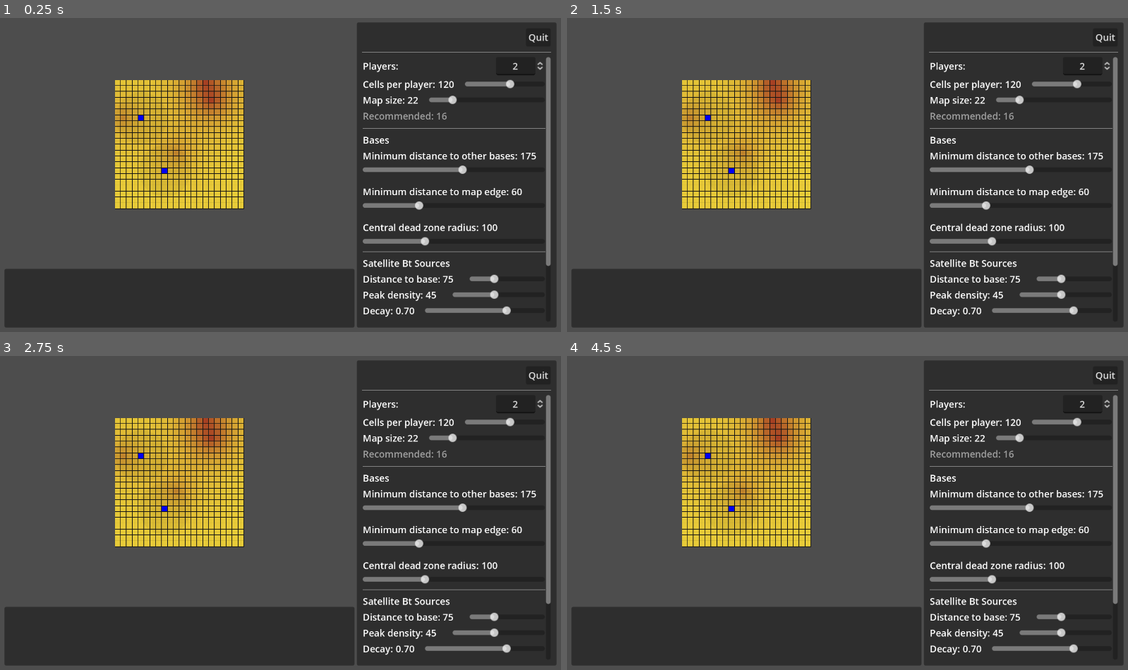
Above: before the commit, frames 1-4 (two rows, left to right).
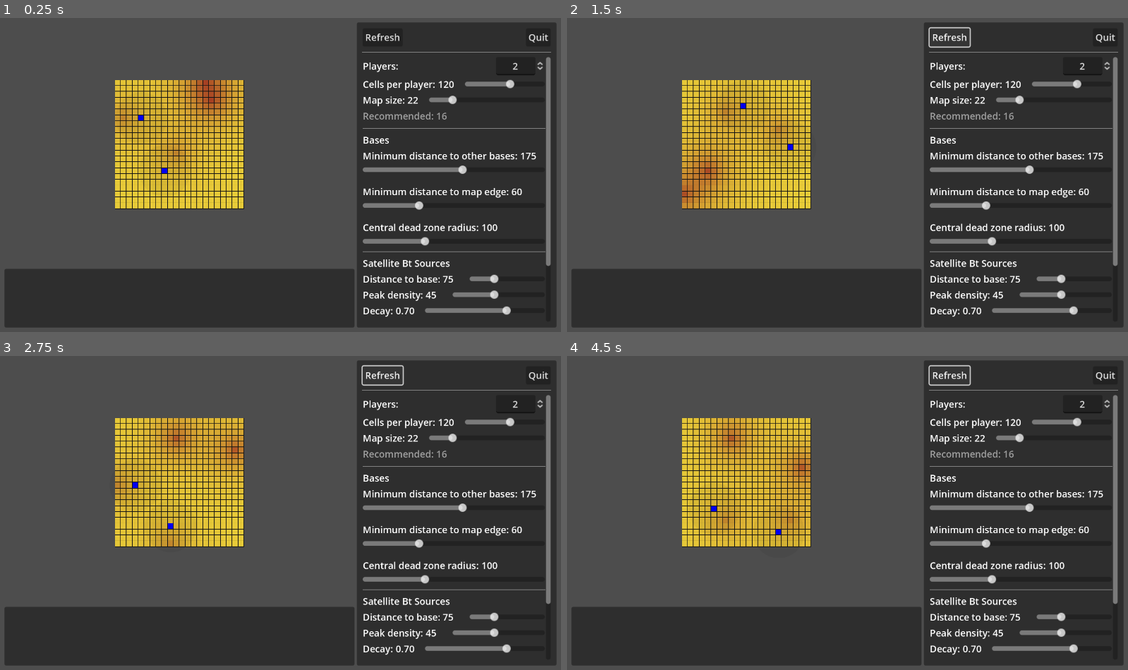
Above: after the commit, the same moments.

Repository: wadcom/kisarra-mapgen
Game: Godot game, scene res://main.tscn
The game is run twice, just before and just after one commit, with the same random seed, the same clock (stepped at 60 frames per second) and the same inputs.
Inputs (mouse positions are in pixels of both pictures, inside the frame that each line leads up to):
- Up to frame 1 (0.25 s): no input
- Up to frame 2 (1.5 s): click (948, 36) at 0.5 s, where only the run after the commit has a clickable "Refresh"; click (948, 36) at 1.25 s, where only the run after the commit has a clickable "Refresh"
- Up to frame 3 (2.75 s): click (381, 374) at 2 s, where only the run after the commit has a clickable "Refresh"
- Up to frame 4 (4.5 s): tap Enter at 2.75, 4.25 s; tap Space at 3.5 s

The runs differ from the first frame. In frame 1, less than 0.1% of the frame differs, in the area x 65-72%, y 4-8%; in frame 2, 2.5%; in frame 3, 2.0%; in frame 4, 3.0%, in the area x 20-73%, y 2-61%.

Commit message:
Add "Refresh" button

Diff:
--- a/side_panel.gd
+++ b/side_panel.gd
@@ -68,3 +68,7 @@
 	%MapSizeLabel.text = str(_params.map_size)
 
 	%RecommendedMapSizeLabel.text = str(ceil(sqrt(_params.players_qty * _params.cells_per_player)))
+
+
+func _on_refresh_button_pressed():
+	parameters_changed.emit(_params)
--- a/side_panel.tscn
+++ b/side_panel.tscn
@@ -16,6 +16,14 @@
 [node name="ButtonBar" type="HBoxContainer" parent="."]
 layout_mode = 2
 alignment = 2
+
+[node name="RefreshButton" type="Button" parent="ButtonBar"]
+layout_mode = 2
+text = "Refresh"
+
+[node name="Control" type="Control" parent="ButtonBar"]
+layout_mode = 2
+size_flags_horizontal = 3
 
 [node name="QuitButton" type="Button" parent="ButtonBar"]
 layout_mode = 2
@@ -138,6 +146,7 @@
 unique_name_in_owner = true
 layout_mode = 2
 
+[connection signal="pressed" from="ButtonBar/RefreshButton" to="." method="_on_refresh_button_pressed"]
 [connection signal="pressed" from="ButtonBar/QuitButton" to="." method="_on_quit_button_pressed"]
 [connection signal="value_changed" from="ScrollContainer/VBoxContainer/PlayersQuantityControls/PlayersQuantity" to="." method="_on_players_quantity_value_changed"]
 [connection signal="value_changed" from="ScrollContainer/VBoxContainer/CellsPerPlayerControl/CellsPerPlayer" to="." method="_on_cells_per_player_value_changed"]
